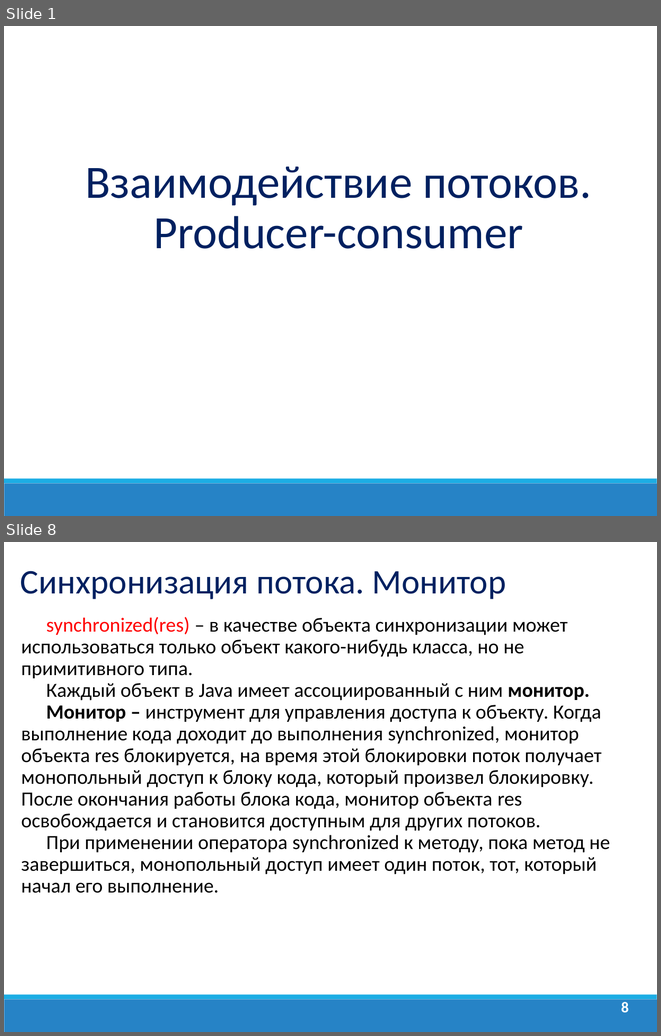
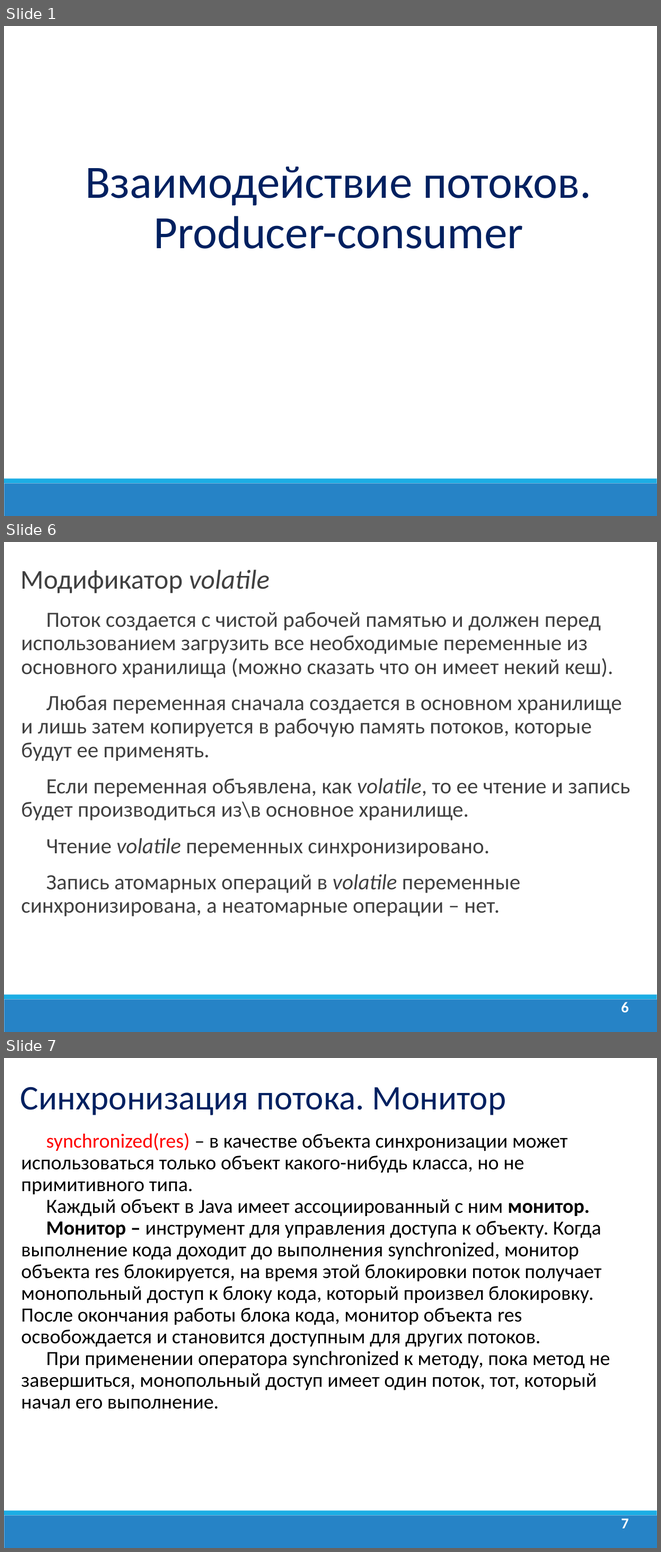
Before and after one commit to dmitry-academy/academy_old, a slide deck: academy/resources/presentations/Многопоточность/Java_Lection_19. Взаимодействие потоков. Producer-consumer.ppt. Shown one above the other, each under a label of ours: slides 1 and 8 before the commit, slides 1, 6 and 7 after it; the slides between them are not shown. The pictures are 661x1036 and 661x1552 pixels, drawn with LibreOffice and Linux fonts; fonts in the diff are those of the drawing; background and template pictures are left out. Boxes give left, top, right and bottom in pixels: in the first picture for what was removed or moved away, otherwise in the second. Text is boxed around its words. In the diff, an @@ line names an element or a change of style, - is before the commit and + after.

```diff
--- a/academy/resources/presentations/Многопоточность/Java_Lection_19. Взаимодействие потоков. Producer-consumer.ppt
+++ b/academy/resources/presentations/Многопоточность/Java_Lection_19. Взаимодействие потоков. Producer-consumer.ppt
@@ slide 6 added at <box>4,542,657,1032</box>, background #FFFFFF; not listed: 2 template elements that a slide beside it also shows @@
@@ text added at <box>20,570,270,593</box>, 30 pt, text #404040 @@
+Модификатор volatile
@@ text added at <box>21,612,630,916</box>, 24 pt, text #404040 @@
+Поток создается с чистой рабочей памятью и должен перед использованием загрузить все необходимые переменные из основного хранилища (можно сказать что он имеет некий кеш).
+Любая переменная сначала создается в основном хранилище и лишь затем копируется в рабочую память потоков, которые будут ее применять.
+Если переменная объявлена, как volatile, то ее чтение и запись будет производиться из\в основное хранилище.
+Чтение volatile переменных синхронизировано.
+Запись атомарных операций в volatile переменные синхронизирована, а неатомарные операции – нет.
@@ page number added at <box>621,1002,628,1012</box>, 16.6 pt, text #FFFFFF, bold @@
+6
@@ what was slide 8 is now slide 7 @@
@@ page number at <box>621,1518,628,1528</box>: text changed @@
-8
+7
```
Also in this commit, not shown: 3 slides changed, 6 other slides added, 4 slides removed, 9 other files.
